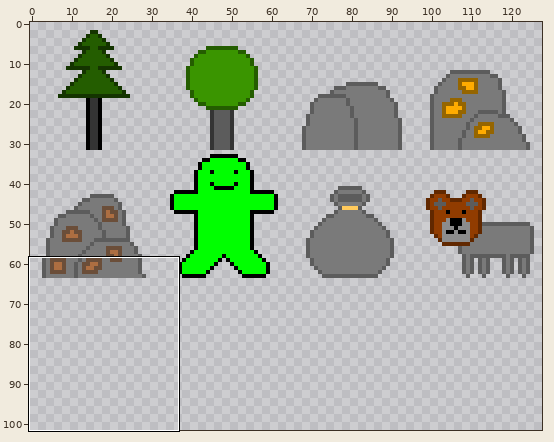
Sprite sheet, stored at game_scene/map/map_objects/map_objects.png. The first picture is a wide view before the edit; the outline marks the close-up.
Close-up. The starting point:
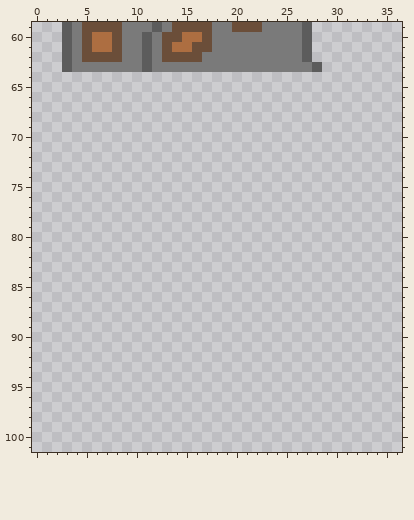
The file is 128x128 pixels. Shown: x 0..36, y 59..101. The wide view leaves out empty margins.
New version:
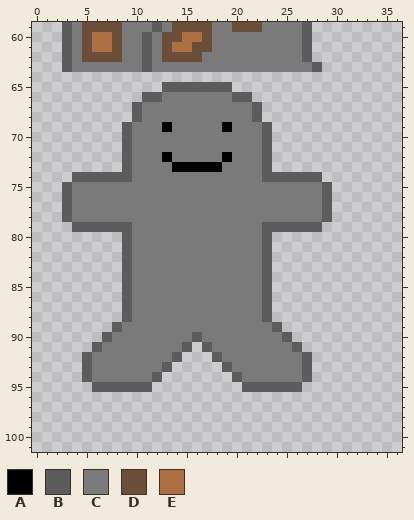
Palette (. is transparent): A #000000  B #5c5c5c  C #7a7a7a  D #6b4e39  E #ad6e41
Difference:
y 65: x 13..19 ....... -> BBBBBBB
y 66: x 11..21 ........... -> BBCCCCCCCBB
y 67..68: x 10..22 ............. -> BCCCCCCCCCCCB
y 69: x 9..23 ............... -> BCCCACCCCCACCCB
y 70..71: x 9..23 ............... -> BCCCCCCCCCCCCCB
y 72: x 9..23 ............... -> BCCCACCCCCACCCB
y 73: x 9..23 ............... -> BCCCCAAAAACCCCB
y 74: x 4..28 ......................... -> BBBBBBCCCCCCCCCCCCCBBBBBB
y 75..78: x 3..29 ........................... -> BCCCCCCCCCCCCCCCCCCCCCCCCCB
y 79: x 4..28 ......................... -> BBBBBBCCCCCCCCCCCCCBBBBBB
y 80..88: x 9..23 ............... -> BCCCCCCCCCCCCCB
y 89: x 8..24 ................. -> BCCCCCCCCCCCCCCCB
y 90: x 7..25 ................... -> BCCCCCCCCBCCCCCCCCB
y 91: x 6..15 .......... -> BCCCCCCCCB; x 17..26 .......... -> BCCCCCCCCB
y 92: x 5..14 .......... -> BCCCCCCCCB; x 18..27 .......... -> BCCCCCCCCB
y 93: x 5..13 ......... -> BCCCCCCCB; x 19..27 ......... -> BCCCCCCCB
y 94: x 5..12 ........ -> BCCCCCCB; x 20..27 ........ -> BCCCCCCB
y 95: x 6..11 ...... -> BBBBBB; x 21..26 ...... -> BBBBBB
